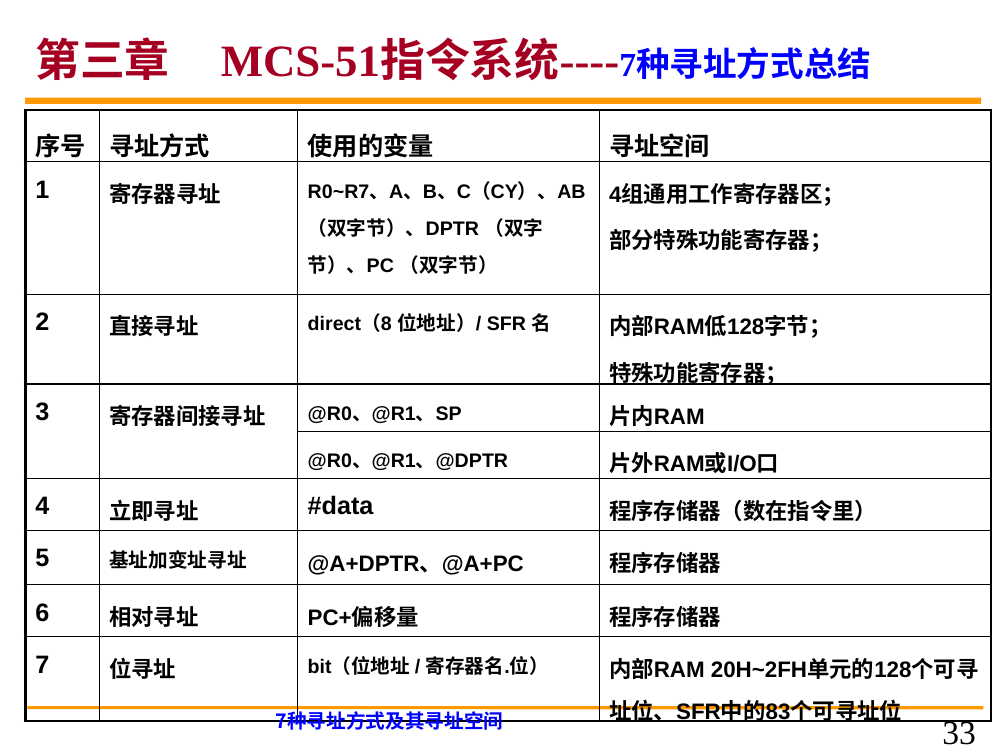
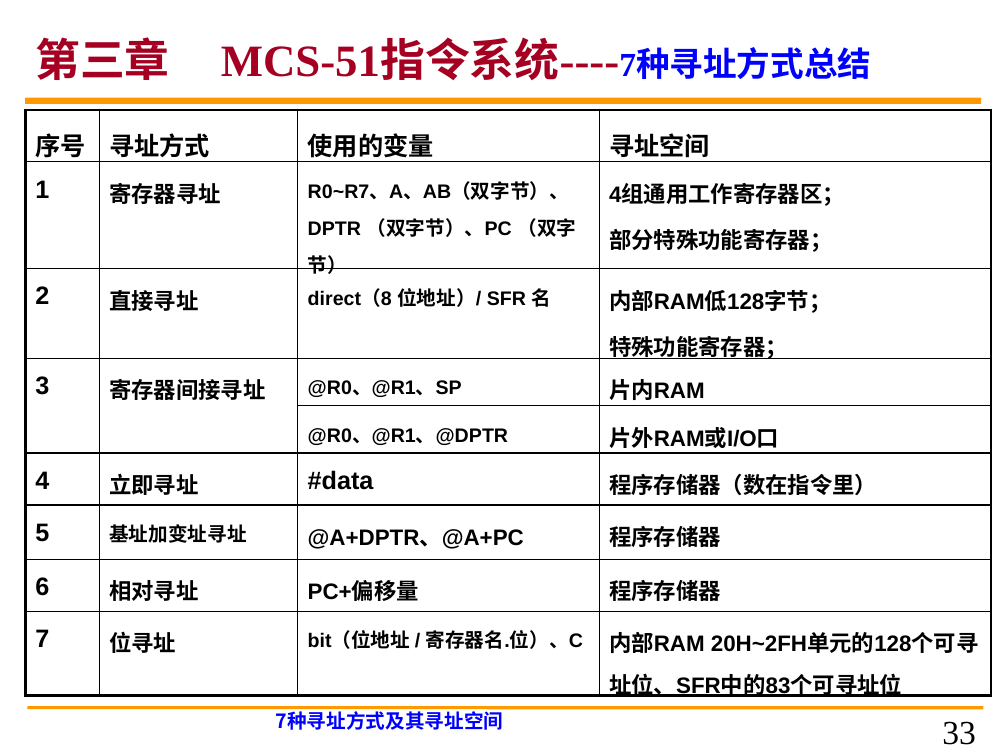
Before and after one commit to caizi333333/Educog-micro2026, a slide deck: slide 33 of public/resources/course/courseware/u3/ch3-v4.pptx. Drawn at 1008x756 pixels with LibreOffice and Linux fonts; fonts in the diff are those of the drawing. Boxes give left, top, right and bottom in pixels: in the first picture for what was removed or moved away, otherwise in the second. Text is boxed around its words. In the diff, an @@ line names an element or a change of style, - is before the commit and + after.

```diff
--- a/public/resources/course/courseware/u3/ch3-v4.pptx
+++ b/public/resources/course/courseware/u3/ch3-v4.pptx
@@ table at (25,110,991,701) @@
-row 2, column 3: R0~R7、A、B、C（CY）、AB（双字节）、DPTR （双字节）、PC （双字节）
+row 2, column 3: R0~R7、A、AB（双字节）、DPTR （双字节）、PC （双字节）
-row 9, column 3: bit（位地址 / 寄存器名.位）
+row 9, column 3: bit（位地址 / 寄存器名.位）、C
```
Also in this commit, not shown: 15 other slides changed, 11 other files.
